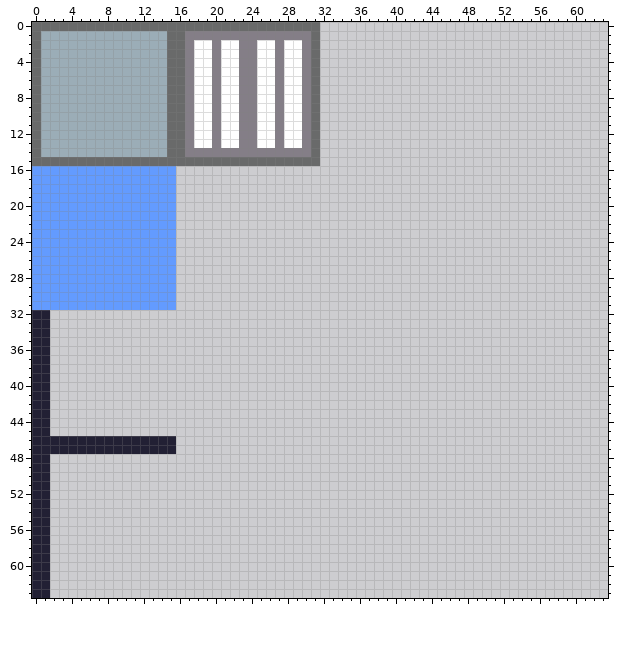
File history of a pixel-art file, images/fr_ceiling.aseprite. Above, as it was before the edit.
64x64 pixels, 1 frame.
After:
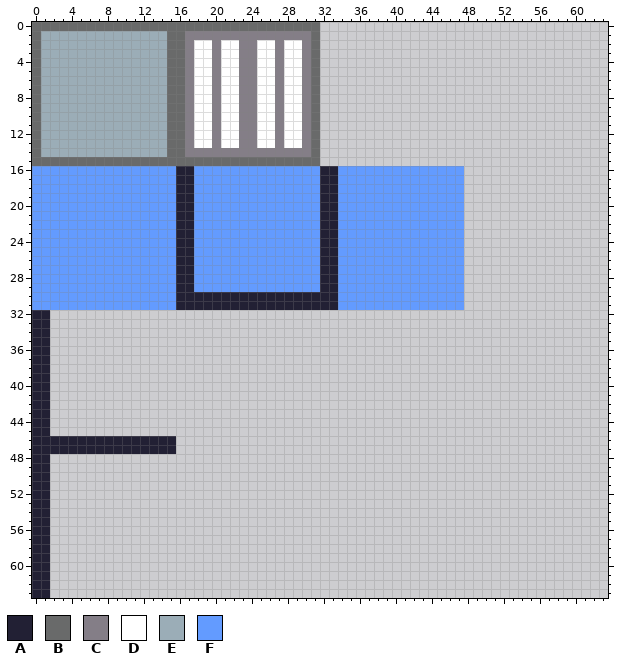
Palette (. is transparent): A #222034  B #696a6a  C #847e87  D #ffffff  E #9badb7  F #639bff
Difference:
y 16..29: x 16..47 ................................ -> AAFFFFFFFFFFFFFFAAFFFFFFFFFFFFFF
y 30..31: x 16..47 ................................ -> AAAAAAAAAAAAAAAAAAFFFFFFFFFFFFFF
Changed places in both pictures, as pixel boxes (x1, y1, x2, y2):
added: (176, 166, 464, 310)
